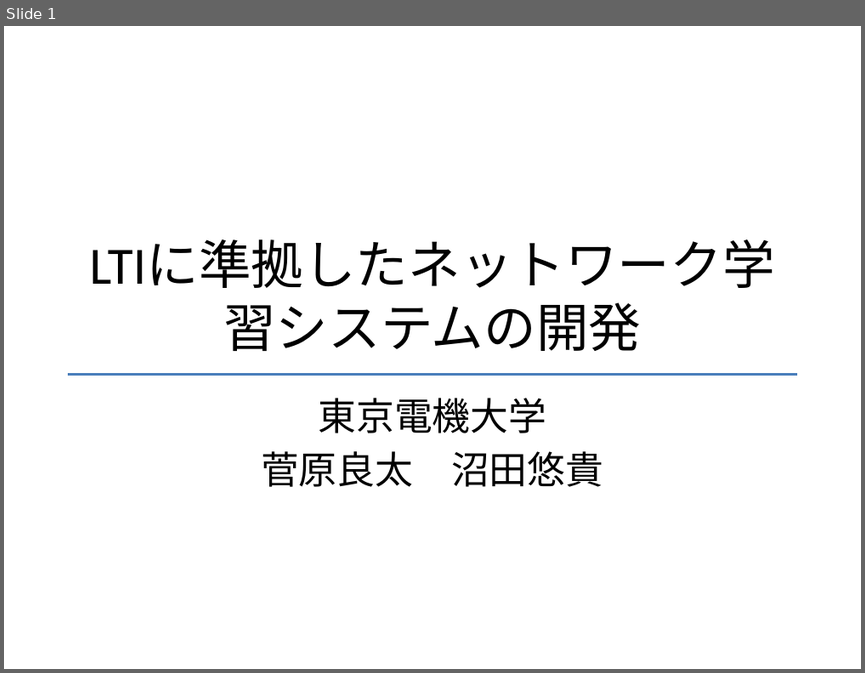
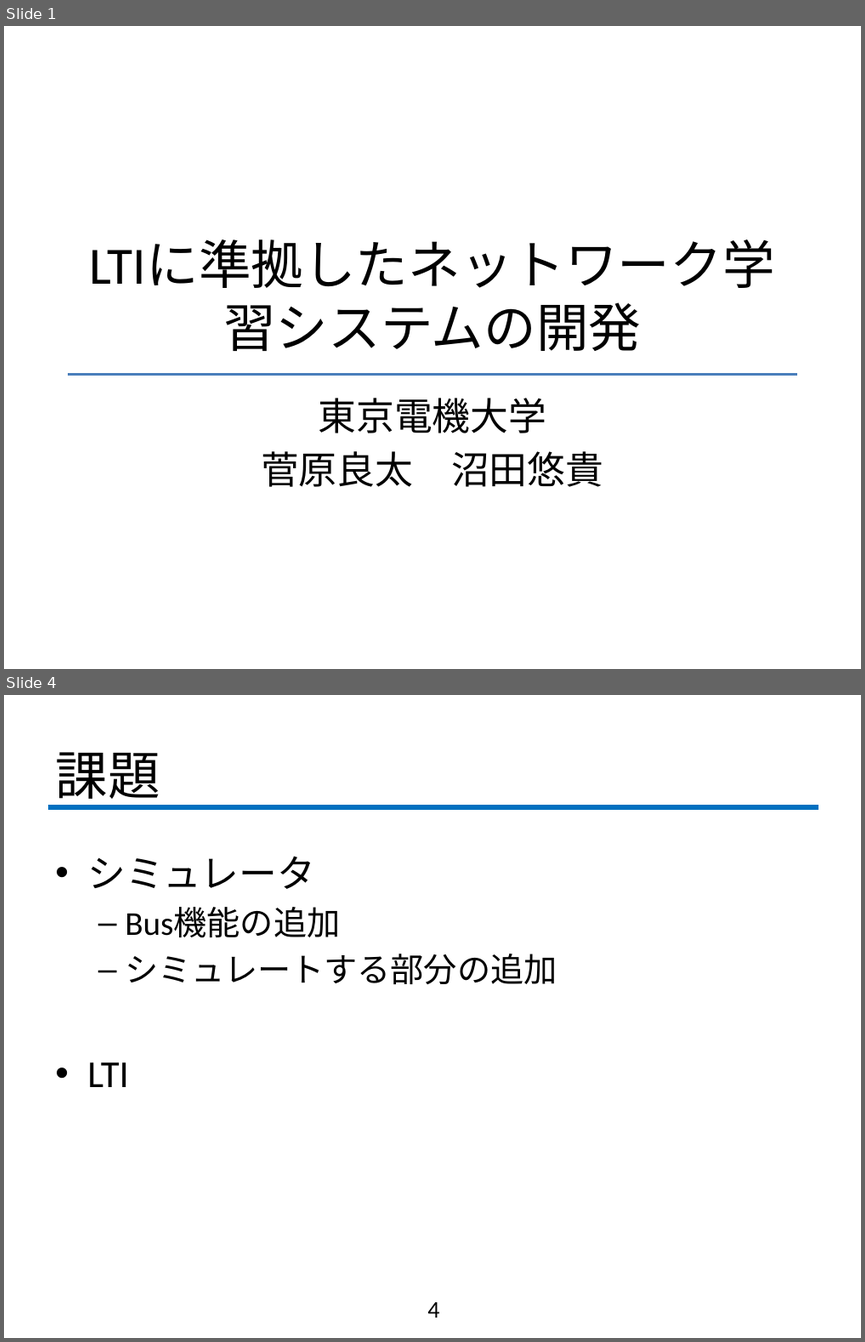
Before and after one commit to fujiLabo/fuji_simu, a slide deck: 1126進捗.pptx. Shown one above the other, each under a label of ours: slide 1 before the commit, slides 1 and 4 after it; the slides between them are not shown. The pictures are 865x673 and 865x1342 pixels, drawn with LibreOffice and Linux fonts; fonts in the diff are those of the drawing; background and template pictures are left out. Boxes give left, top, right and bottom in pixels: in the first picture for what was removed or moved away, otherwise in the second. Text is boxed around its words. In the diff, an @@ line names an element or a change of style, - is before the commit and + after.

```diff
--- a/1126進捗.pptx
+++ b/1126進捗.pptx
@@ slide 4 added at (4, 695, 861, 1338), background #FFFFFF @@
@@ title added at (55, 752, 160, 808), 44 pt, text #000000 @@
+課題
@@ line added from (47, 807) to (818, 807), #0070C0 4 pt @@
@@ text added at (87, 856, 556, 1087), 28 pt, text #000000 @@
+• シミュレータ
+  – Bus機能の追加
+  – シミュレートする部分の追加
+• LTI
@@ page number added at (427, 1302, 439, 1317), 20 pt, text #000000 @@
+4
```
Also in this commit, not shown: 2 other slides added, 1 other file.
